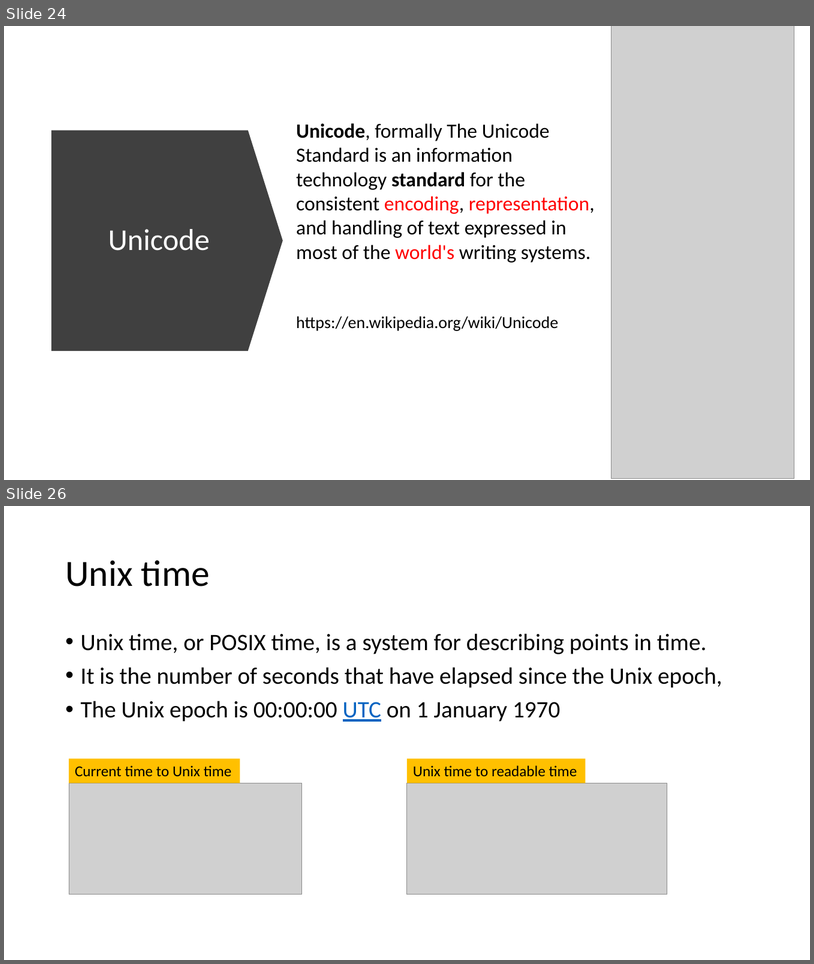
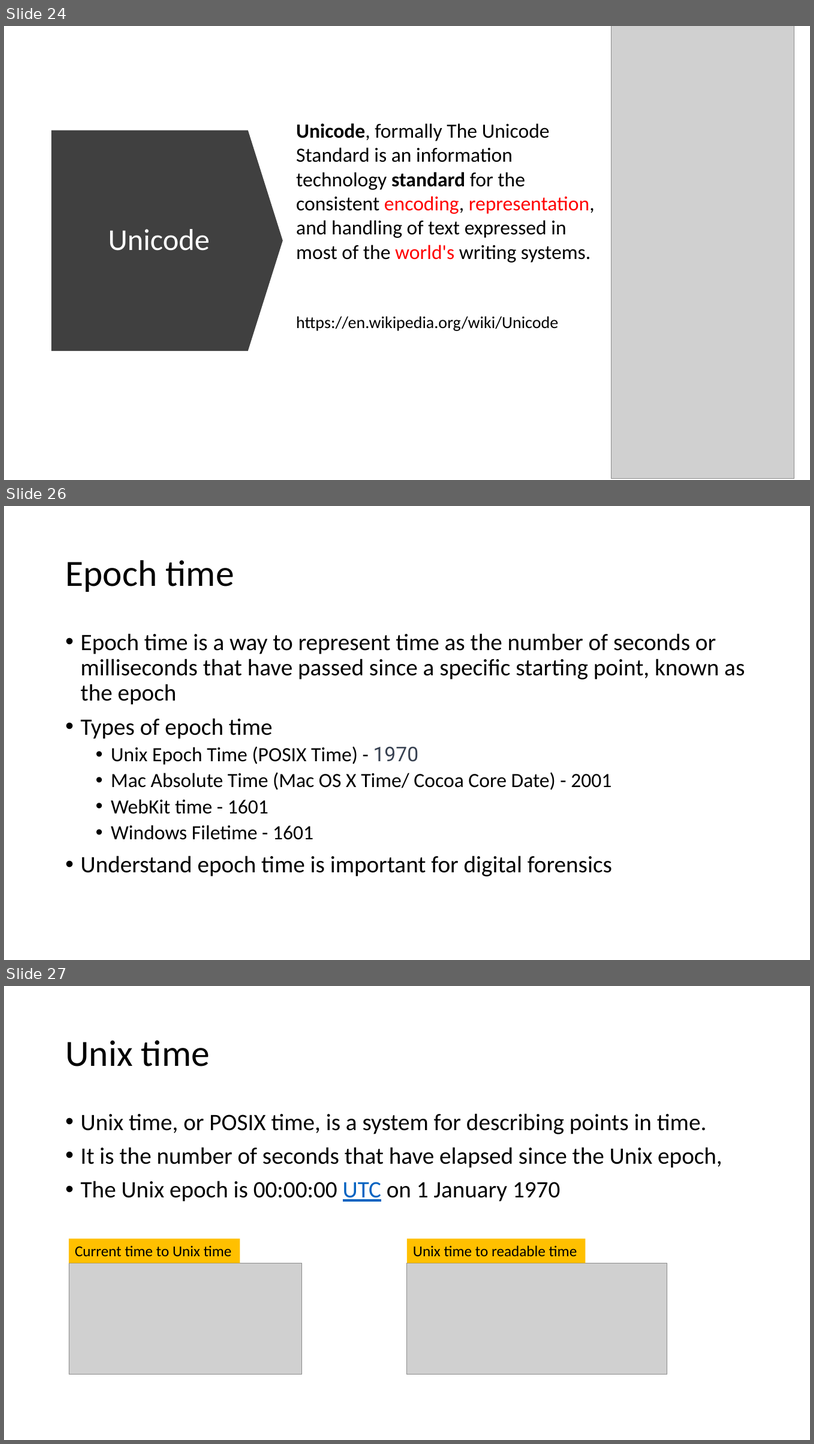
Before and after one commit to frankwxu/digital-forensics-lab, a slide deck: Basic_Computer_Skills_for_Forensics/0_Number_Systems.pptx. Shown one above the other, each under a label of ours: slides 24 and 26 before the commit, slides 24, 26 and 27 after it; the slides between them are not shown. The pictures are 814x964 and 814x1444 pixels, drawn with LibreOffice and Linux fonts; fonts in the diff are those of the drawing; grey boxes stand for pictures; background and template pictures are left out. Boxes give left, top, right and bottom in pixels: in the first picture for what was removed or moved away, otherwise in the second. Text is boxed around its words. In the diff, an @@ line names an element or a change of style, - is before the commit and + after.

```diff
--- a/Basic_Computer_Skills_for_Forensics/0_Number_Systems.pptx
+++ b/Basic_Computer_Skills_for_Forensics/0_Number_Systems.pptx
@@ slide 26 added at [4, 506, 810, 960], background #FFFFFF @@
@@ title added at [65, 560, 234, 592], 44 pt, text #000000 @@
+Epoch time
@@ text added at [81, 633, 745, 876], 28 pt, text #000000 @@
+• Epoch time is a way to represent time as the number of seconds or milliseconds that have passed since a specific starting point, known as the epoch
+• Types of epoch time
+  • Unix Epoch Time (POSIX Time) - 1970
+  • Mac Absolute Time (Mac OS X Time/ Cocoa Core Date) - 2001
+  • WebKit time - 1601
+  • Windows Filetime - 1601
+• Understand epoch time is important for digital forensics
@@ what was slide 26 is now slide 27 @@
```
Also in this commit, not shown: 6 slides changed, 2 other slides added, 1 slide removed, 1 other file.
